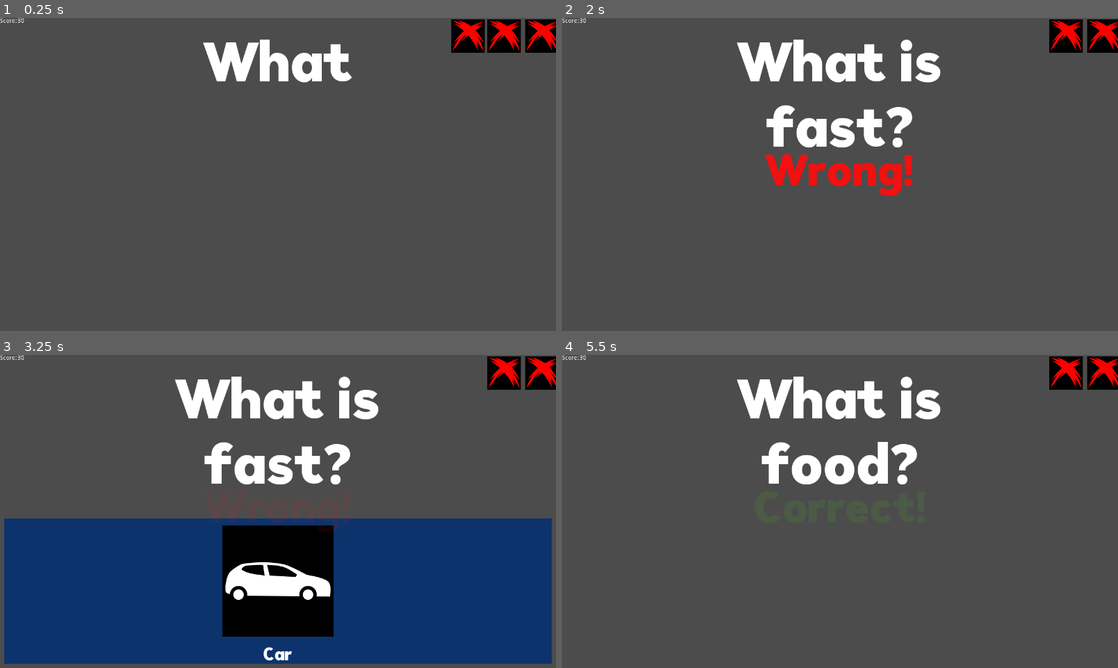
Above: before the commit, frames 1-4 (two rows, left to right).
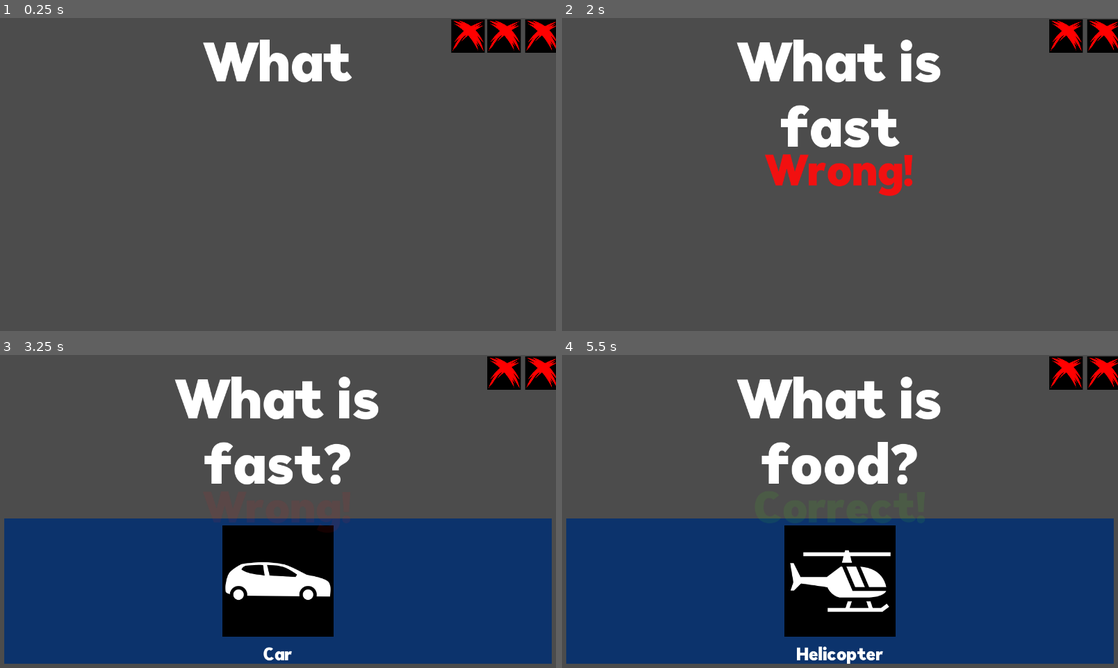
Above: after the commit, the same moments.

Repository: szymon112233/Filmufkapro
Game: Godot game, scene res://Main.tscn
Same seed, same stepped clock (60 frames per second), same inputs: the game is played once before the commit and once after it.
Inputs:
- Up to frame 1 (0.25 s): no input
- Up to frame 2 (2 s): tap Enter at 0.5 s; hold Right (right_option) 0.53-1.28 s; tap Space at 1.25 s; hold Left (left_option) from 1.28 s (still down)
- Up to frame 3 (3.25 s): release Left (left_option) at 2.03 s; hold Right (right_option) from 2.03 s (still down)
- Up to frame 4 (5.5 s): release Right (right_option) at 3.53 s; hold Left (left_option) from 3.53 s (still down)

The runs differ from the first frame. In frame 1, less than 0.1% of the frame differs, in the area x 0-5%, y 0-2%; in frame 2, 1.9%; in frame 3, less than 0.1%; in frame 4, 46%, in the area x 0-100%, y 0-99%.

Commit message:
Better beat management

Diff:
--- a/Main.tscn
+++ b/Main.tscn
@@ -1,8 +1,10 @@
-[gd_scene load_steps=4 format=2]
+[gd_scene load_steps=6 format=2]
 
 [ext_resource path="res://UI/Main UI.tscn" type="PackedScene" id=1]
 [ext_resource path="res://QuizManager.tscn" type="PackedScene" id=2]
+[ext_resource path="res://MainBeat.tres" type="Animation" id=3]
 [ext_resource path="res://AudioManager.tscn" type="PackedScene" id=4]
+[ext_resource path="res://AudioFiles/QuizBeat.wav" type="AudioStream" id=5]
 
 [node name="Main" type="Control"]
 anchor_right = 1.0
@@ -11,9 +13,17 @@
 [node name="Main UI" parent="." instance=ExtResource( 1 )]
 
 [node name="QuizManager" parent="." instance=ExtResource( 2 )]
+SpeedMultiplier = 0.3
 PathToMainUI = NodePath("../Main UI")
 
 [node name="AudioManager" parent="." instance=ExtResource( 4 )]
+
+[node name="AnimationPlayer" type="AnimationPlayer" parent="."]
+anims/MainBeat = ExtResource( 3 )
+
+[node name="AudioStreamPlayer" type="AudioStreamPlayer" parent="."]
+stream = ExtResource( 5 )
+volume_db = 0.456
 
 [connection signal="AnwserPut" from="QuizManager" to="Main UI" method="_on_QuizManager_AnwserPut"]
 [connection signal="BeatPlayed" from="QuizManager" to="Main UI" method="_on_QuizManager_BeatPlayed"]
--- /dev/null
+++ b/MainBeat.tres
@@ -0,0 +1,70 @@
+[gd_resource type="Animation" load_steps=2 format=2]
+
+[ext_resource path="res://AudioFiles/QuizBeat.wav" type="AudioStream" id=1]
+
+[resource]
+resource_name = "MainBeat"
+length = 7.97
+loop = true
+step = 0.05
+tracks/0/type = "audio"
+tracks/0/path = NodePath("AudioStreamPlayer")
+tracks/0/interp = 1
+tracks/0/loop_wrap = true
+tracks/0/imported = false
+tracks/0/enabled = true
+tracks/0/keys = {
+"clips": [ {
+"end_offset": 0.0,
+"start_offset": 0.0,
+"stream": ExtResource( 1 )
+} ],
+"times": PoolRealArray( 0 )
+}
+tracks/1/type = "method"
+tracks/1/path = NodePath("QuizManager")
+tracks/1/interp = 1
+tracks/1/loop_wrap = true
+tracks/1/imported = false
+tracks/1/enabled = true
+tracks/1/keys = {
+"times": PoolRealArray( 0, 0.668005, 1.32991, 2, 2.66382, 3.33203, 3.99548, 4.66624, 5.33521, 6.00002, 6.66472, 7.32803 ),
+"transitions": PoolRealArray( 1, 1, 1, 1, 1, 1, 1, 1, 1, 1, 1, 1 ),
+"values": [ {
+"args": [  ],
+"method": "Beat"
+}, {
+"args": [  ],
+"method": "Beat"
+}, {
+"args": [  ],
+"method": "Beat"
+}, {
+"args": [  ],
+"method": "Beat"
+}, {
+"args": [  ],
+"method": "Beat"
+}, {
+"args": [  ],
+"method": "Beat"
+}, {
+"args": [  ],
+"method": "Beat"
+}, {
+"args": [  ],
+"method": "Beat"
+}, {
+"args": [  ],
+"method": "Beat"
+}, {
+"args": [  ],
+"method": "Beat"
+}, {
+"args": [  ],
+"method": "Beat"
+}, {
+"args": [  ],
+"method": "Beat"
+} ]
+}
--- a/Scripts/AudioManager.gd
+++ b/Scripts/AudioManager.gd
@@ -1,5 +1,10 @@
 extends Node
 class_name AudioManager
+
+
+
+func _ready():
+	$"../AnimationPlayer".play("MainBeat")
 
 func PlayBeat(currentSpeedMultiplier: float):
 	$AudioStreamPlayer.pitch_scale = currentSpeedMultiplier
@@ -7,4 +12,6 @@
 
 
 func _on_QuizManager_NewQuestionShown(currentSpeedMultiplier):
-	PlayBeat(currentSpeedMultiplier)
+	# PlayBeat(currentSpeedMultiplier)
+	$"../AnimationPlayer".playback_speed = currentSpeedMultiplier
+	$"../AudioStreamPlayer".pitch_scale = currentSpeedMultiplier
--- a/Scripts/MainUIManager.gd
+++ b/Scripts/MainUIManager.gd
@@ -10,6 +10,7 @@
 
 const EndGameString = "%s \n Score: %s"
 var originalOptionUIColor
+var beatIndex
 
 func _ready():
 	originalOptionUIColor = (get_node(PathToOption1).get_node("ColorRect") as ColorRect).color
@@ -38,8 +39,10 @@
 	get_node(PathToOption1).hide()
 	get_node(PathToOption2).hide()
 
+	beatIndex = 0
 
-func _on_QuizManager_BeatPlayed(beatIndex):
+
+func _on_QuizManager_BeatPlayed():
 	print(beatIndex)
 
 	match beatIndex:
@@ -65,6 +68,7 @@
 			get_node(PathToOption1).show()
 		5:
 			get_node(PathToOption2).show()
+	beatIndex += 1
 
 
 func _on_QuizManager_AnwserPut(isCorrect, isLeft):
--- a/Scripts/QuizManager.gd
+++ b/Scripts/QuizManager.gd
@@ -7,7 +7,7 @@
 export(NodePath) var PathToMainUI
 
 signal NewQuestionShown(questionIndex)
-signal BeatPlayed(beatIndex)
+signal BeatPlayed()
 signal AnwserPut(isCorrect, isLeft)
 signal HealthChanged(health)
 signal GameEnd(isSuccess, score)
@@ -19,12 +19,14 @@
 var beatCounter = 0
 var currentSpeedMultiplier
 
+
 var CurrentQuestionIndex
 var CurrentQuestion: Question
 var mainUIManager
 var healthCounter
 var score
 var isDead
+var BeatActionQueue: Array
 
 var isDuringWrongOrCorrectAnim = false
 
@@ -59,7 +61,7 @@
 
 	currentSpeedMultiplier = 1 + SpeedMultiplier * CurrentQuestionIndex
 	emit_signal("NewQuestionShown", currentSpeedMultiplier)
-	beatCounter = 0
+	# beatCounter = 0
 	targetInterval = 60.0 / (DefaultBPM * currentSpeedMultiplier)
 	timeCounter = targetInterval
 
@@ -98,12 +100,16 @@
 	emit_signal("GameEnd", false, score)
 
 
-func _process(delta):
-	if (beatCounter > LastBeatIndex):
-		return
+func Beat():
+	print("Beat")
+	emit_signal("BeatPlayed")
 
-	timeCounter += delta
-	if timeCounter >= targetInterval:
-		emit_signal("BeatPlayed", beatCounter)
-		beatCounter += 1
-		timeCounter -= targetInterval
+#func _process(delta):
+#	if (0 > LastBeatIndex):
+#		return
+#
+#	timeCounter += delta
+#	if timeCounter >= targetInterval:
+#		emit_signal("BeatPlayed", beatCounter)
+#		beatCounter += 1
+#		timeCounter -= targetInterval
--- a/UI/Main UI.tscn
+++ b/UI/Main UI.tscn
@@ -112,17 +112,6 @@
 "_editor_description_": ""
 }
 
-[node name="LabelScore" type="Label" parent="."]
-margin_right = 40.0
-margin_bottom = 14.0
-text = "Score:"
-
-[node name="LabelScoreValue" type="Label" parent="."]
-margin_left = 40.0
-margin_right = 56.0
-margin_bottom = 14.0
-text = "30"
-
 [node name="Healthbar UI" parent="." instance=ExtResource( 4 )]
 anchor_left = 1.0
 anchor_bottom = 0.0
@@ -182,10 +171,10 @@
 anchor_top = 0.5
 anchor_right = 0.5
 anchor_bottom = 0.5
-margin_left = -440.5
-margin_top = -201.5
-margin_right = 440.5
-margin_bottom = 201.5
+margin_left = -442.0
+margin_top = -289.5
+margin_right = 442.0
+margin_bottom = 289.5
 custom_fonts/font = SubResource( 4 )
 text = "You Loose!
 Score: 69"
